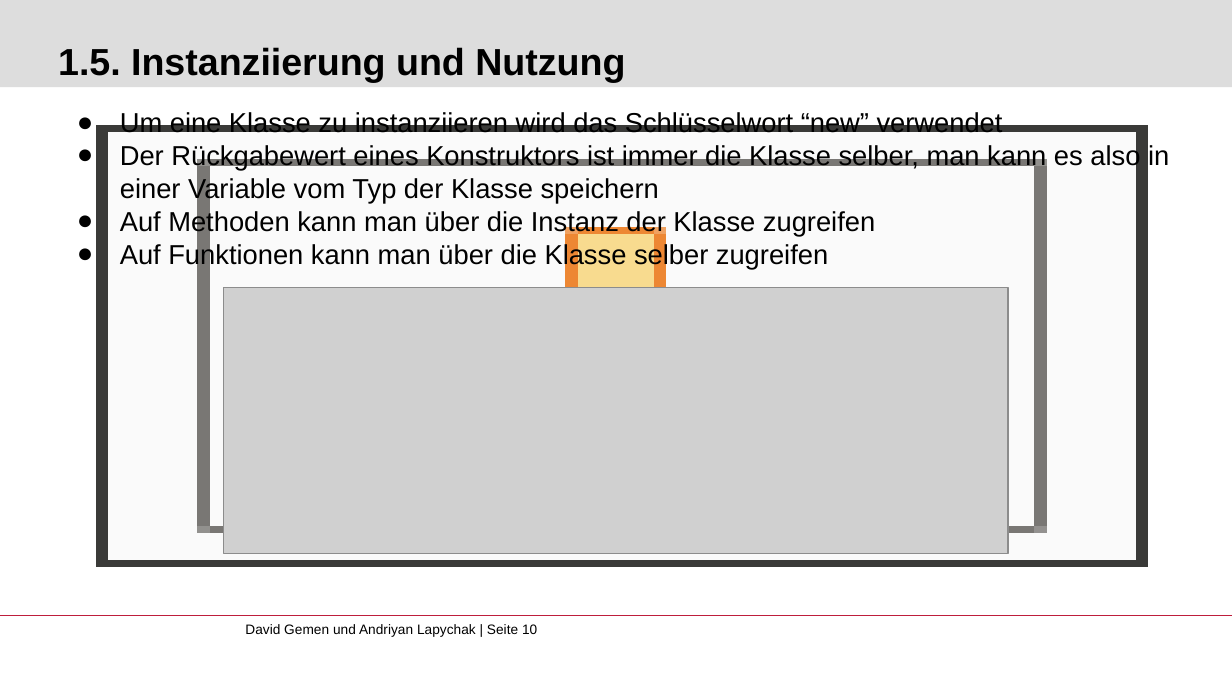
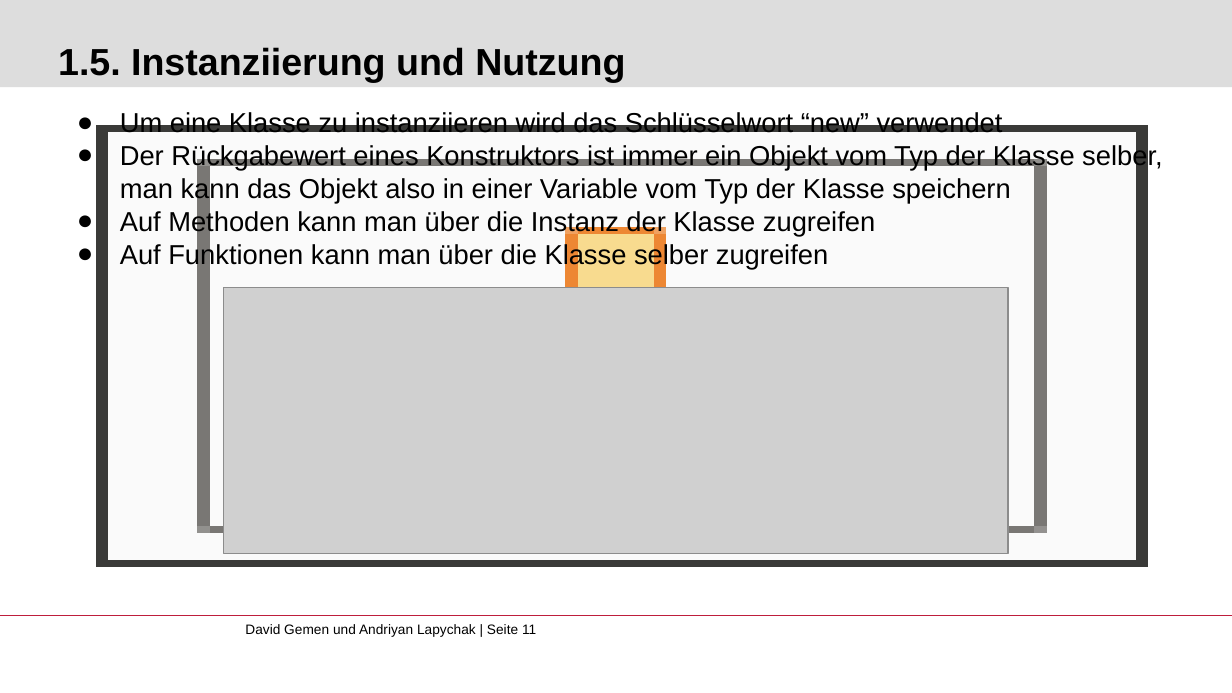
Before and after one commit to gemdav/Programmieren-1-Tutorium, a slide deck: slide 11 of slides/05_object_orientation.pptx (slide 10 before the commit). Drawn at 1232x693 pixels with LibreOffice and Linux fonts; fonts in the diff are those of the drawing; grey boxes stand for pictures; background and template pictures are left out. Boxes give left, top, right and bottom in pixels: in the first picture for what was removed or moved away, otherwise in the second. Text is boxed around its words. In the diff, an @@ line names an element or a change of style, - is before the commit and + after.

```diff
--- a/slides/05_object_orientation.pptx
+++ b/slides/05_object_orientation.pptx
@@ text at (x1=120, y1=144, x2=1162, y2=204): text changed @@
-● Der Rückgabewert eines Konstruktors ist immer die Klasse selber, man kann es also in einer Variable vom Typ der Klasse speichern
+● Der Rückgabewert eines Konstruktors ist immer ein Objekt vom Typ der Klasse selber, man kann das Objekt also in einer Variable vom Typ der Klasse speichern
@@ text at (x1=245, y1=624, x2=536, y2=637): text changed @@
-David Gemen und Andriyan Lapychak | Seite 10
+David Gemen und Andriyan Lapychak | Seite 11
```
Also in this commit, not shown: 6 other slides changed, 1 slide added, 2 other files.
